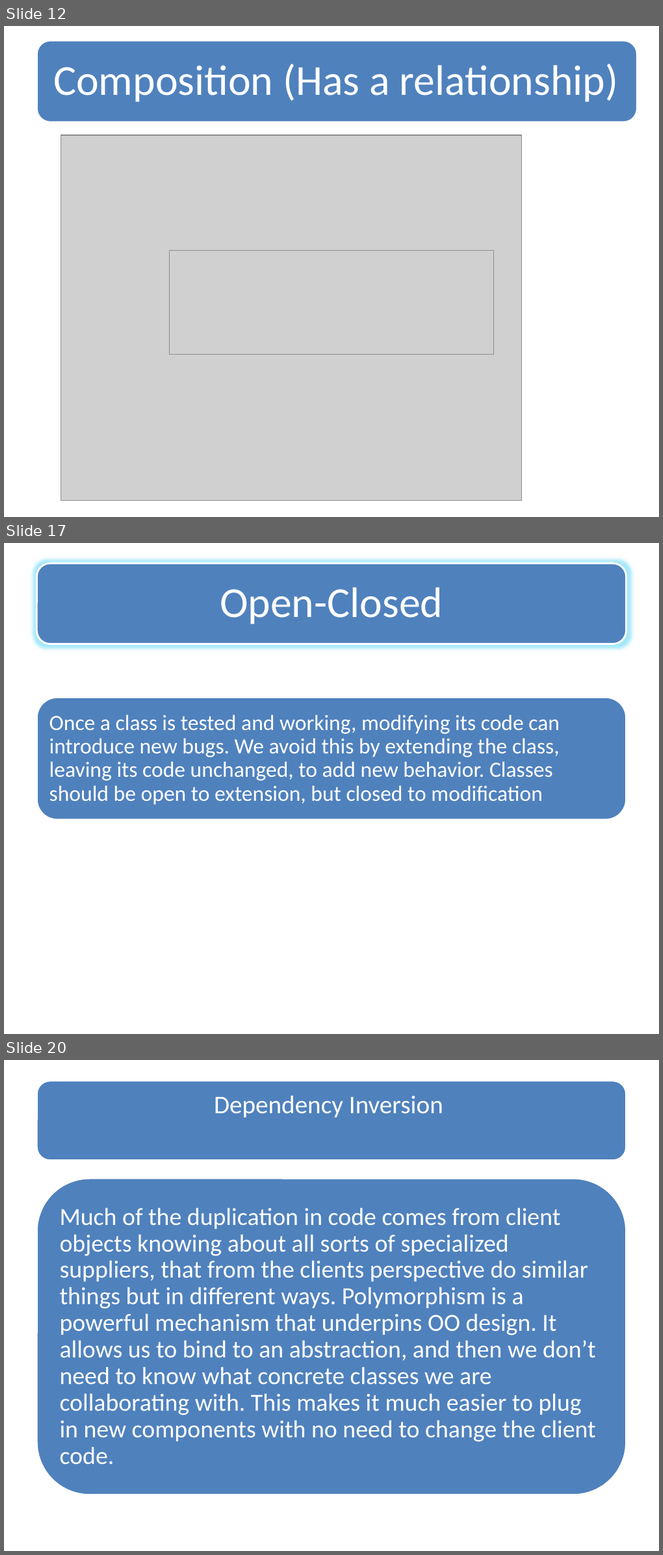
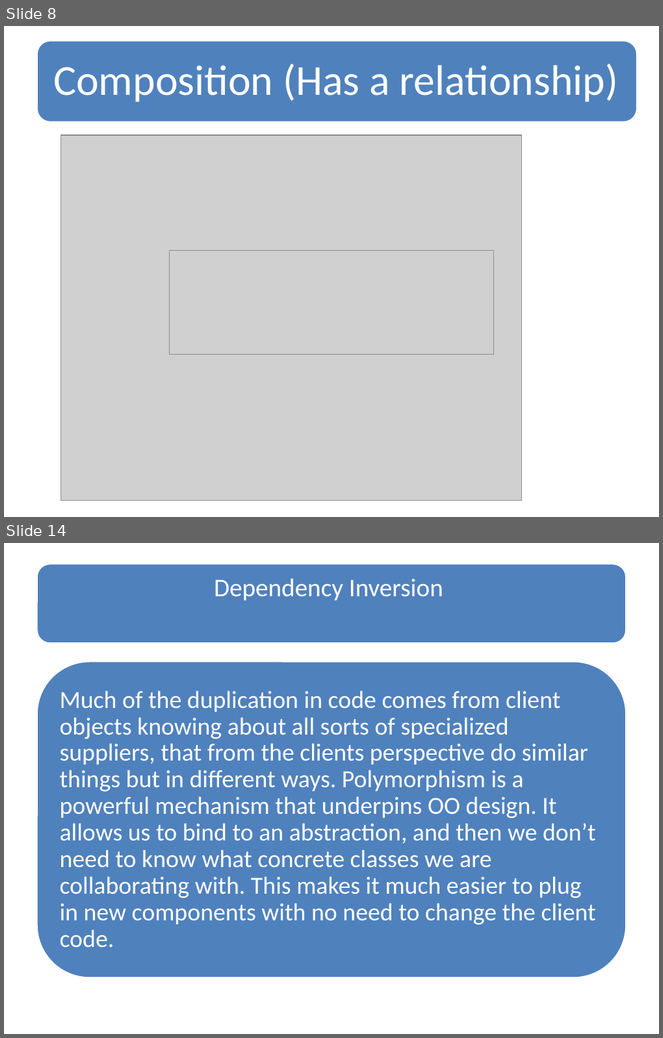
Before and after one commit to soyebparvez/DesignPatternData, a slide deck: Design Principle.pptx. Shown one above the other, each under a label of ours: slides 12, 17 and 20 before the commit, slides 8 and 14 after it; the slides between them are not shown. The pictures are 663x1555 and 663x1038 pixels, drawn with LibreOffice and Linux fonts; fonts in the diff are those of the drawing; grey boxes stand for pictures. Boxes give left, top, right and bottom in pixels: in the first picture for what was removed or moved away, otherwise in the second. Text is boxed around its words. In the diff, an @@ line names an element or a change of style, - is before the commit and + after.

```diff
--- a/Design Principle.pptx
+++ b/Design Principle.pptx
@@ slide 17 removed at bbox=[4, 543, 659, 1034], background #FFFFFF @@
@@ rounded rectangle removed at bbox=[36, 563, 627, 644] @@
@@ text removed at bbox=[220, 587, 443, 624] @@
-Open-Closed
@@ rounded rectangle removed at bbox=[36, 698, 627, 820] @@
@@ text removed at bbox=[50, 715, 560, 805] @@
-Once a class is tested and working, modifying its code can introduce new bugs. We avoid this by extending the class, leaving its code unchanged, to add new behavior. Classes should be open to extension, but closed to modification
@@ what was slide 12 is now slide 8 @@
@@ what was slide 20 is now slide 14 @@
```
Also in this commit, not shown: 13 slides changed, 1 slide added, 6 other slides removed.
